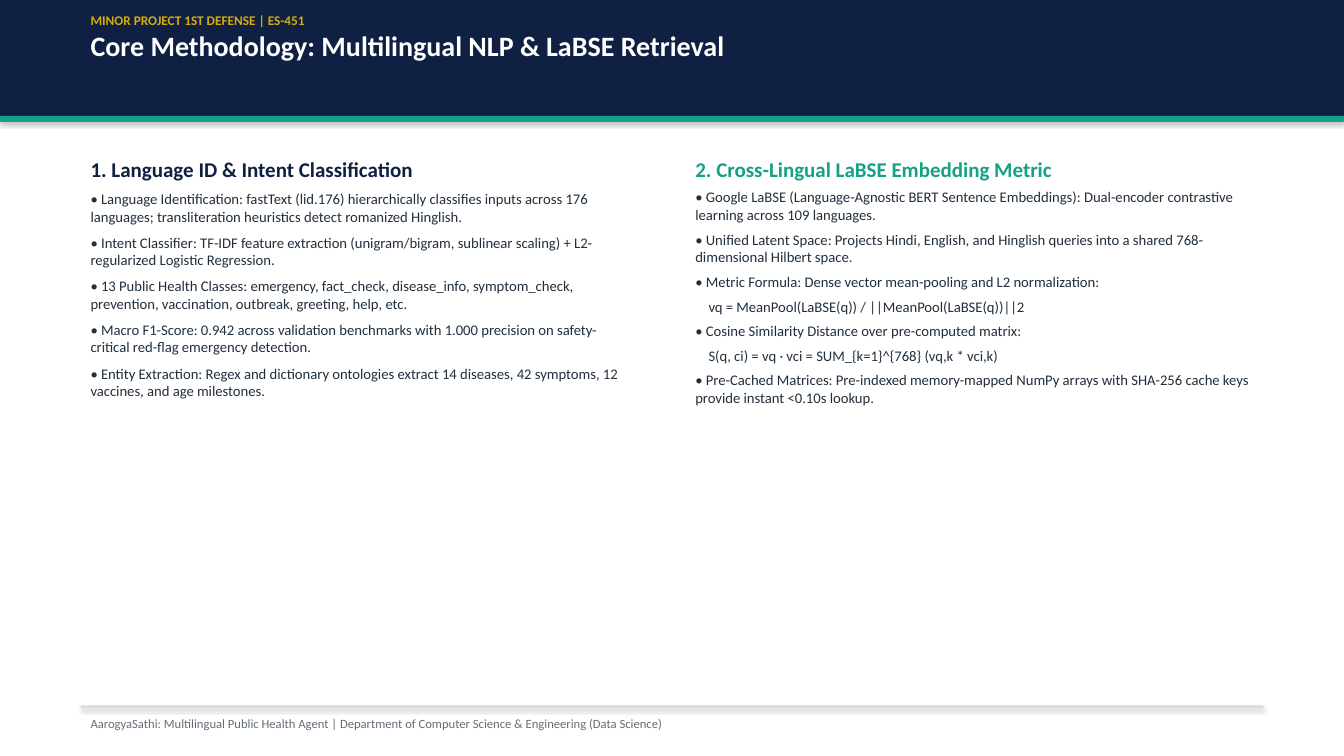
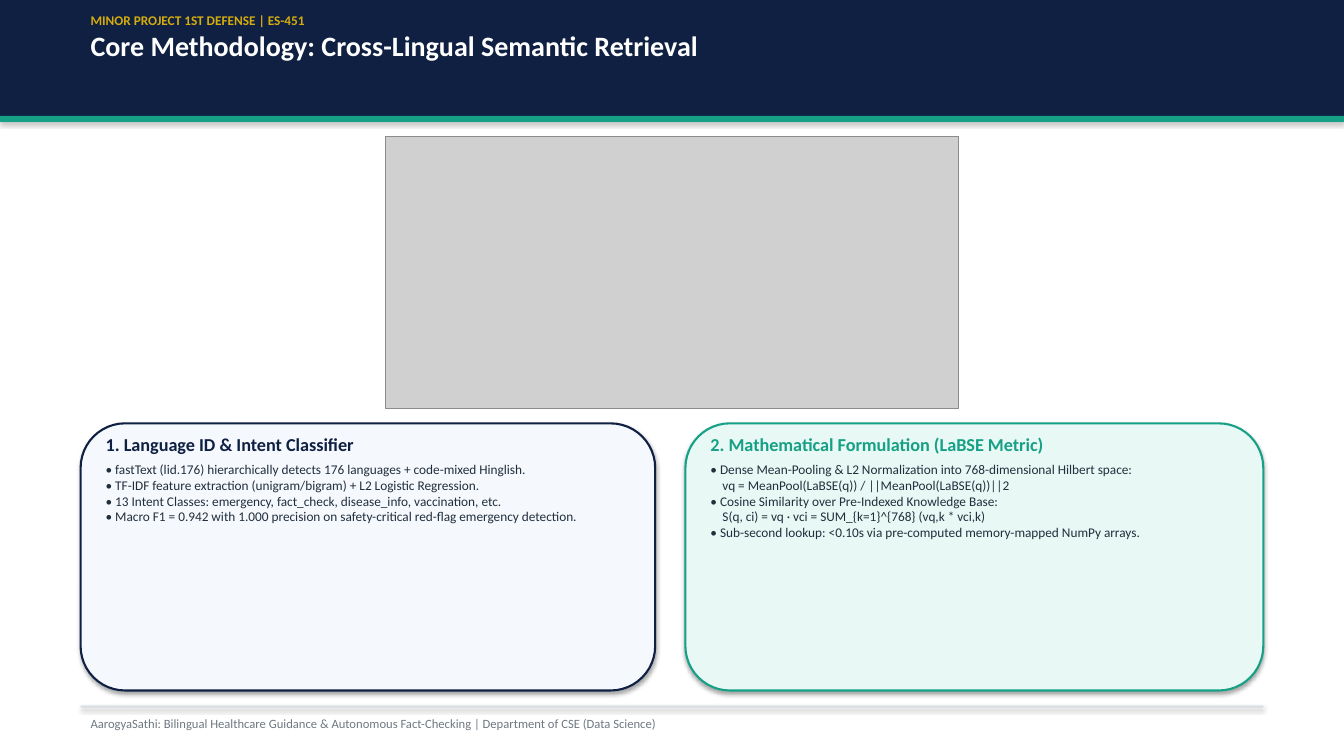
Before and after one commit to salman-mohammad-khan/AarogyaSathi, a slide deck: slide 6 of docs/AarogyaSathi_1st_Defense_Presentation.pptx. Drawn at 1344x756 pixels with LibreOffice and Linux fonts; fonts in the diff are those of the drawing; grey boxes stand for pictures. Boxes give left, top, right and bottom in pixels: in the first picture for what was removed or moved away, otherwise in the second. Text is boxed around its words. In the diff, an @@ line names an element or a change of style, - is before the commit and + after.

```diff
--- a/docs/AarogyaSathi_1st_Defense_Presentation.pptx
+++ b/docs/AarogyaSathi_1st_Defense_Presentation.pptx
@@ text at (x1=91, y1=36, x2=697, y2=61): text changed @@
-Core Methodology: Multilingual NLP & LaBSE Retrieval
+Core Methodology: Cross-Lingual Semantic Retrieval
@@ picture added at (x1=385, y1=136, x2=959, y2=408) @@
@@ rounded rectangle added at (x1=81, y1=423, x2=655, y2=691), fill #F5F8FC, outline #0F2043 1.5 pt @@
@@ text at (x1=106, y1=438, x2=577, y2=524): text changed; size 10.5 to 9.5 pt @@
-1. Language ID & Intent Classification
-• Language Identification: fastText (lid.176) hierarchically classifies inputs across 176 languages; transliteration heuristics detect romanized Hinglish.
-• Intent Classifier: TF-IDF feature extraction (unigram/bigram, sublinear scaling) + L2-regularized Logistic Regression.
-• 13 Public Health Classes: emergency, fact_check, disease_info, symptom_check, prevention, vaccination, outbreak, greeting, help, etc.
-• Macro F1-Score: 0.942 across validation benchmarks with 1.000 precision on safety-critical red-flag emergency detection.
-• Entity Extraction: Regex and dictionary ontologies extract 14 diseases, 42 symptoms, 12 vaccines, and age milestones.
+1. Language ID & Intent Classifier
+• fastText (lid.176) hierarchically detects 176 languages + code-mixed Hinglish.
+• TF-IDF feature extraction (unigram/bigram) + L2 Logistic Regression.
+• 13 Intent Classes: emergency, fact_check, disease_info, vaccination, etc.
+• Macro F1 = 0.942 with 1.000 precision on safety-critical red-flag emergency detection.
@@ rounded rectangle added at (x1=686, y1=423, x2=1263, y2=691), fill #E8F8F5, outline #16A085 1.5 pt @@
@@ text at (x1=710, y1=437, x2=1140, y2=539): text changed; size 10.5 to 9.5 pt @@
-2. Cross-Lingual LaBSE Embedding Metric
-• Google LaBSE (Language-Agnostic BERT Sentence Embeddings): Dual-encoder contrastive learning across 109 languages.
-• Unified Latent Space: Projects Hindi, English, and Hinglish queries into a shared 768-dimensional Hilbert space.
-• Metric Formula: Dense vector mean-pooling and L2 normalization:
-vq = MeanPool(LaBSE(q)) / ||MeanPool(LaBSE(q))||2
-• Cosine Similarity Distance over pre-computed matrix:
-S(q, ci) = vq · vci = SUM_{k=1}^{768} (vq,k * vci,k)
-• Pre-Cached Matrices: Pre-indexed memory-mapped NumPy arrays with SHA-256 cache keys provide instant <0.10s lookup.
+2. Mathematical Formulation (LaBSE Metric)
+• Dense Mean-Pooling & L2 Normalization into 768-dimensional Hilbert space:
+vq = MeanPool(LaBSE(q)) / ||MeanPool(LaBSE(q))||2
+• Cosine Similarity over Pre-Indexed Knowledge Base:
+S(q, ci) = vq · vci = SUM_{k=1}^{768} (vq,k * vci,k)
+• Sub-second lookup: <0.10s via pre-computed memory-mapped NumPy arrays.
@@ text at (x1=91, y1=719, x2=655, y2=730): text changed; text colour #646E78 to #6E7882 @@
-AarogyaSathi: Multilingual Public Health Agent | Department of Computer Science & Engineering (Data Science)
+AarogyaSathi: Bilingual Healthcare Guidance & Autonomous Fact-Checking | Department of CSE (Data Science)
```
Also in this commit, not shown: 12 other slides changed, 1 slide added, 1 slide removed, 9 other files.
